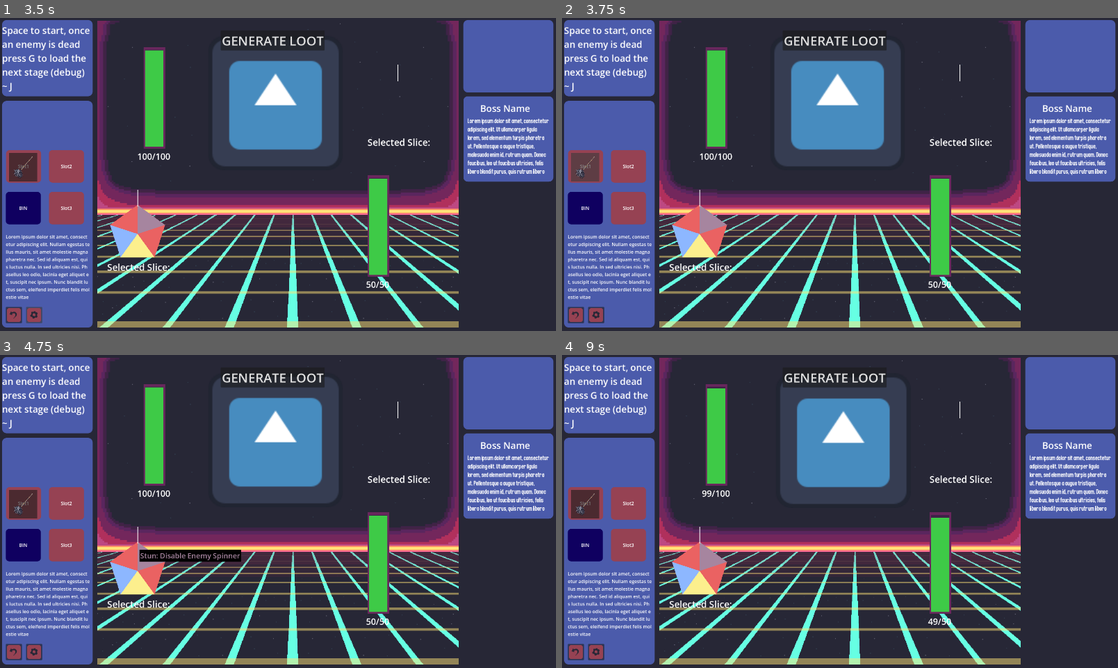
Above: before the commit, frames 1-4 (two rows, left to right).
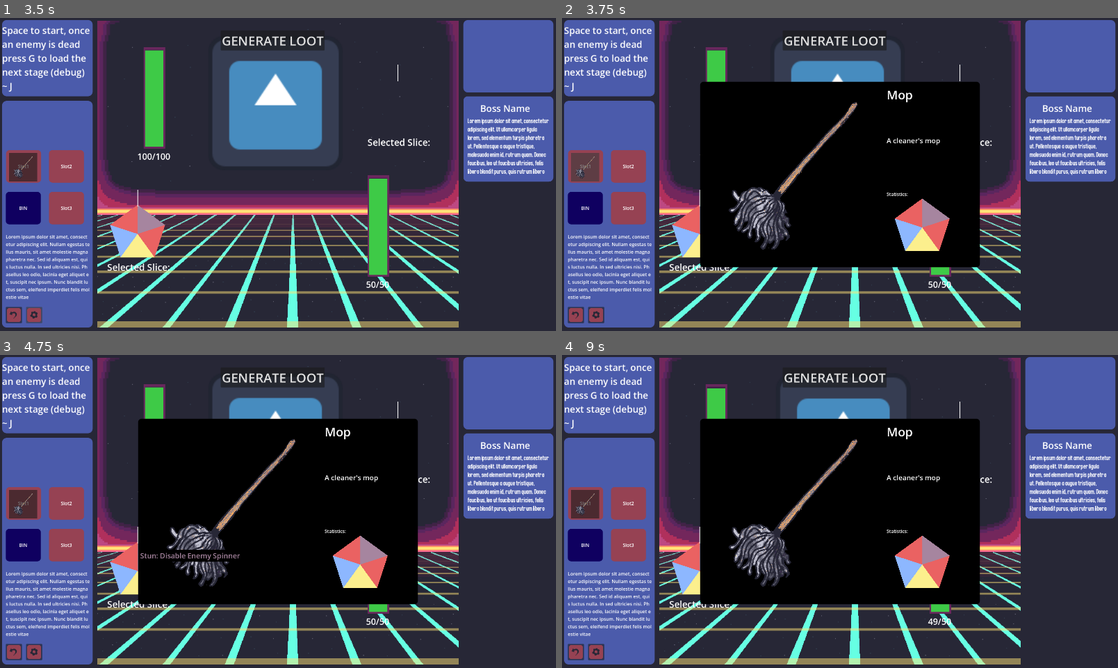
Above: after the commit, the same moments.

Repository: Dragos-F/spinner-autobattler
Game: Godot game, scene res://Scenes/MainScene.tscn
Two runs of this game, one before a commit and one after it. Both use one fixed random seed, a clock stepped at 60 frames per second and the inputs below. This scene is started directly instead of the project's main scene. The engine's default icon, where the game draws it, is replaced by a stand-in: a white triangle on a blue panel in a dark square.
Inputs (mouse positions are in pixels of both pictures, inside the frame that each line leads up to):
- Up to frame 1 (3.5 s): click "GENERATE LOOT" at 0.5 s; click "Skip Loot" at 1.25 s; click (11, 315) at 2 s; click (33, 315) at 2.75 s
- Up to frame 2 (3.75 s): click (584, 168) at 3.5 s
- Up to frame 3 (4.75 s): tap G at 4.25 s; drag from (400, 445) to (139, 570) at 4.27 s
- Up to frame 4 (9 s): tap G at 5, 5.75, 5.85, 6.5, 7.25, 8, 8.85 s; drag from (701, 570) to (962, 445) at 5.02 s; move the mouse to (701, 570) at 5.77 s; press the mouse at (701, 570) at 5.78 s; hold D 5.78-6.5 s; release the mouse at (701, 570) at 6.5 s; drag from (701, 570) to (962, 411) at 6.52 s; drag from (701, 570) to (867, 511) at 7.27 s; drag from (701, 570) to (756, 433) at 8.02 s; move the mouse to (701, 570) at 8.77 s; press the mouse at (701, 570) at 8.78 s; hold A from 8.78 s (still down)

Frame 1 is identical in both runs. In frame 2, 29% of the frame differs, in the area x 24-76%, y 20-80%; in frame 3, 29%; in frame 4, 29%.

Commit message:
ItemTooltip functionality

Diff:
--- a/Resources/Items/Mop.tres
+++ b/Resources/Items/Mop.tres
@@ -12,5 +12,7 @@
 script = ExtResource("1_crte3")
 cooldown = 3.7
 icon = ExtResource("1_227n0")
+name = "Mop"
+Desc = "A cleaner's mop"
 stats = Array[ExtResource("2_tg1v3")]([ExtResource("3_f8g5e"), ExtResource("4_227n0"), ExtResource("5_i5jae"), ExtResource("3_f8g5e"), ExtResource("6_plaia")])
 metadata/_custom_type_script = "uid://bgfl1jrent3ce"
--- a/Scenes/MainScene.tscn
+++ b/Scenes/MainScene.tscn
@@ -34,6 +34,7 @@
 [ext_resource type="Resource" uid="uid://brede0qqo48qf" path="res://Resources/Slices/Hit.tres" id="23_s1acj"]
 [ext_resource type="Resource" uid="uid://bwfmjjdlijcyo" path="res://Resources/Slices/Stun.tres" id="24_t8ijv"]
 [ext_resource type="Resource" uid="uid://bgxmuxq8peoyk" path="res://Resources/Slices/Rush.tres" id="25_rv6c1"]
+[ext_resource type="PackedScene" uid="uid://w2ypqxyaota3" path="res://Scenes/item_tooltip.tscn" id="26_goiu7"]
 [ext_resource type="Script" uid="uid://dqo5ua8abe05n" path="res://Scripts/loot_system.gd" id="28_hkvke"]
 [ext_resource type="Resource" uid="uid://cmbhg20s3hd60" path="res://Resources/Items/Upgrades/HitUpgrade.tres" id="30_20cv7"]
 [ext_resource type="Resource" uid="uid://bbvbi4n331pd6" path="res://Resources/Items/Upgrades/JackpotUpgrade.tres" id="31_ywy86"]
@@ -669,6 +670,9 @@
 [node name="Wheel" parent="EnemyWheelBundle/SpinControl" index="0" unique_id=808226493]
 item = null
 
+[node name="TemplatePolygon2D" parent="EnemyWheelBundle/SpinControl/Wheel" index="0" unique_id=621566602]
+tooltipObject = ExtResource("26_goiu7")
+
 [node name="EnemyHealthDisplay" type="Node2D" parent="EnemyWheelBundle" unique_id=1657434431 node_paths=PackedStringArray("animator", "healthtext", "CharacterVisualAnimr")]
 position = Vector2(-841, 136)
 script = ExtResource("18_i0j58")
@@ -798,6 +802,9 @@
 [node name="Wheel" parent="PlayerWheels/PlayerWheel2/SpinControl" index="0" unique_id=808226493]
 item = null
 
+[node name="TemplatePolygon2D" parent="PlayerWheels/PlayerWheel2/SpinControl/Wheel" index="0" unique_id=621566602]
+tooltipObject = ExtResource("26_goiu7")
+
 [node name="PlayerWheel3" parent="PlayerWheels" unique_id=2039030054 instance=ExtResource("15_xc4hf")]
 visible = false
 position = Vector2(237, -52)
@@ -807,6 +814,9 @@
 
 [node name="Wheel" parent="PlayerWheels/PlayerWheel3/SpinControl" index="0" unique_id=808226493]
 item = null
+
+[node name="TemplatePolygon2D" parent="PlayerWheels/PlayerWheel3/SpinControl/Wheel" index="0" unique_id=621566602]
+tooltipObject = ExtResource("26_goiu7")
 
 [node name="LootSystem" type="PanelContainer" parent="." unique_id=1101095401 node_paths=PackedStringArray("option_slots", "manager", "heal_button")]
 unique_name_in_owner = true
--- /dev/null
+++ b/Scenes/item_tooltip.tscn
@@ -0,0 +1,155 @@
+[gd_scene format=3 uid="uid://w2ypqxyaota3"]
+
+[ext_resource type="Script" uid="uid://btiq6slfj2f3u" path="res://Scripts/item_tooltip.gd" id="1_fvn7n"]
+[ext_resource type="Texture2D" uid="uid://brqxyclrmgs66" path="res://VisualAssets/Items/RubberChicken png.png" id="2_ewtdn"]
+[ext_resource type="Script" uid="uid://co8ysbawm4o60" path="res://Scripts/wheel_brain.gd" id="3_1g7yp"]
+[ext_resource type="Resource" uid="uid://3up33ktrl02l" path="res://Resources/Items/Mop.tres" id="4_0cmfm"]
+[ext_resource type="Script" uid="uid://b4s8obyrwa5gj" path="res://Scripts/template_slice.gd" id="5_q112k"]
+[ext_resource type="PackedScene" uid="uid://c2q8wvvn4hjw8" path="res://Scenes/tooltip.tscn" id="6_rvlls"]
+
+[sub_resource type="StyleBoxFlat" id="StyleBoxFlat_rvlls"]
+bg_color = Color(0, 0, 0, 1)
+corner_radius_top_left = 12
+corner_radius_top_right = 12
+corner_radius_bottom_right = 12
+corner_radius_bottom_left = 12
+
+[node name="ItemTooltip" type="Control" unique_id=1911907552 node_paths=PackedStringArray("item_icon", "item_name", "item_desc", "item_stats")]
+layout_mode = 3
+anchors_preset = 8
+anchor_left = 0.5
+anchor_top = 0.5
+anchor_right = 0.5
+anchor_bottom = 0.5
+grow_horizontal = 2
+grow_vertical = 2
+size_flags_horizontal = 4
+size_flags_vertical = 4
+mouse_filter = 2
+script = ExtResource("1_fvn7n")
+item_icon = NodePath("PanelContainer/HBoxContainer/TextureRect")
+item_name = NodePath("PanelContainer/HBoxContainer/Control/CenterContainer/Control/Item Name")
+item_desc = NodePath("PanelContainer/HBoxContainer/Control/CenterContainer2/Control/Description")
+item_stats = NodePath("StatWheel/Wheel")
+
+[node name="PanelContainer" type="PanelContainer" parent="." unique_id=1664424955]
+layout_mode = 1
+anchors_preset = 8
+anchor_left = 0.5
+anchor_top = 0.5
+anchor_right = 0.5
+anchor_bottom = 0.5
+offset_left = -483.0
+offset_top = -320.0
+offset_right = 483.0
+offset_bottom = 320.0
+grow_horizontal = 2
+grow_vertical = 2
+mouse_filter = 2
+theme_override_styles/panel = SubResource("StyleBoxFlat_rvlls")
+
+[node name="HBoxContainer" type="HBoxContainer" parent="PanelContainer" unique_id=957658986]
+layout_mode = 2
+mouse_filter = 2
+
+[node name="TextureRect" type="TextureRect" parent="PanelContainer/HBoxContainer" unique_id=1324814584]
+layout_mode = 2
+size_flags_horizontal = 3
+texture = ExtResource("2_ewtdn")
+stretch_mode = 4
+
+[node name="Control" type="VBoxContainer" parent="PanelContainer/HBoxContainer" unique_id=1057059945]
+layout_mode = 2
+size_flags_horizontal = 3
+mouse_filter = 2
+
+[node name="CenterContainer" type="CenterContainer" parent="PanelContainer/HBoxContainer/Control" unique_id=386185724]
+clip_contents = true
+layout_mode = 2
+size_flags_vertical = 3
+size_flags_stretch_ratio = 0.52
+
+[node name="Control" type="Control" parent="PanelContainer/HBoxContainer/Control/CenterContainer" unique_id=606062883]
+layout_mode = 2
+
+[node name="Item Name" type="Label" parent="PanelContainer/HBoxContainer/Control/CenterContainer/Control" unique_id=1691644568]
+custom_maximum_size = Vector2(280, 124)
+layout_mode = 0
+offset_left = -161.0
+offset_top = -57.0
+offset_right = 119.0
+offset_bottom = 67.0
+theme_override_font_sizes/font_size = 42
+text = "Item Name"
+autowrap_mode = 2
+
+[node name="CenterContainer2" type="CenterContainer" parent="PanelContainer/HBoxContainer/Control" unique_id=1487279377]
+clip_contents = true
+layout_mode = 2
+size_flags_vertical = 3
+size_flags_stretch_ratio = 0.71
+
+[node name="Control" type="Control" parent="PanelContainer/HBoxContainer/Control/CenterContainer2" unique_id=853178655]
+layout_mode = 2
+
+[node name="Description" type="Label" parent="PanelContainer/HBoxContainer/Control/CenterContainer2/Control" unique_id=1075353288]
+custom_maximum_size = Vector2(273.34, 166)
+layout_mode = 0
+offset_left = -161.0
+offset_top = -65.0
+offset_right = 112.34
+offset_bottom = 101.0
+theme_override_font_sizes/font_size = 24
+text = "Item Description"
+autowrap_mode = 2
+
+[node name="Control" type="Control" parent="PanelContainer/HBoxContainer/Control" unique_id=1631568899]
+clip_contents = true
+layout_mode = 2
+size_flags_vertical = 3
+mouse_filter = 2
+
+[node name="Statistics" type="Label" parent="PanelContainer/HBoxContainer/Control/Control" unique_id=1399322071]
+layout_mode = 1
+anchors_preset = 5
+anchor_left = 0.5
+anchor_right = 0.5
+offset_left = -161.0
+offset_top = 20.0
+offset_right = -87.0
+offset_bottom = 43.0
+grow_horizontal = 2
+text = "Statistics:"
+
+[node name="StatWheel" type="Node2D" parent="." unique_id=2047788086]
+z_index = 2
+position = Vector2(284, 183)
+
+[node name="Wheel" type="Node2D" parent="StatWheel" unique_id=808226493 node_paths=PackedStringArray("slice_template")]
+script = ExtResource("3_1g7yp")
+item = ExtResource("4_0cmfm")
+slice_template = NodePath("TemplatePolygon2D")
+
+[node name="TemplatePolygon2D" type="Polygon2D" parent="StatWheel/Wheel" unique_id=621566602 node_paths=PackedStringArray("own_collision")]
+script = ExtResource("5_q112k")
+own_collision = NodePath("Area2D/CollisionPolygon2D")
+collision_color = PackedColorArray(1, 0, 0, 1, 0.72655874, 0.7192172, 1, 1)
+tooltipObject = ExtResource("6_rvlls")
+
+[node name="Area2D" type="Area2D" parent="StatWheel/Wheel/TemplatePolygon2D" unique_id=554612154]
+z_index = 1
+
+[node name="CollisionPolygon2D" type="CollisionPolygon2D" parent="StatWheel/Wheel/TemplatePolygon2D/Area2D" unique_id=1716261157]
+
+[connection signal="mouse_entered" from="StatWheel/Wheel/TemplatePolygon2D/Area2D" to="StatWheel/Wheel/TemplatePolygon2D" method="_on_area_2d_mouse_entered"]
+[connection signal="mouse_exited" from="StatWheel/Wheel/TemplatePolygon2D/Area2D" to="StatWheel/Wheel/TemplatePolygon2D" method="_on_area_2d_mouse_exited"]
+[connection signal="mouse_entered" from="StatWheel/Wheel/@Node2D@619994/TemplatePolygon2D/Area2D" to="StatWheel/Wheel/@Node2D@619994/TemplatePolygon2D" method="_on_area_2d_mouse_entered"]
+[connection signal="mouse_exited" from="StatWheel/Wheel/@Node2D@619994/TemplatePolygon2D/Area2D" to="StatWheel/Wheel/@Node2D@619994/TemplatePolygon2D" method="_on_area_2d_mouse_exited"]
+[connection signal="mouse_entered" from="StatWheel/Wheel/@Node2D@619995/TemplatePolygon2D/Area2D" to="StatWheel/Wheel/@Node2D@619995/TemplatePolygon2D" method="_on_area_2d_mouse_entered"]
+[connection signal="mouse_exited" from="StatWheel/Wheel/@Node2D@619995/TemplatePolygon2D/Area2D" to="StatWheel/Wheel/@Node2D@619995/TemplatePolygon2D" method="_on_area_2d_mouse_exited"]
+[connection signal="mouse_entered" from="StatWheel/Wheel/@Node2D@619996/TemplatePolygon2D/Area2D" to="StatWheel/Wheel/@Node2D@619996/TemplatePolygon2D" method="_on_area_2d_mouse_entered"]
+[connection signal="mouse_exited" from="StatWheel/Wheel/@Node2D@619996/TemplatePolygon2D/Area2D" to="StatWheel/Wheel/@Node2D@619996/TemplatePolygon2D" method="_on_area_2d_mouse_exited"]
+[connection signal="mouse_entered" from="StatWheel/Wheel/@Node2D@619997/TemplatePolygon2D/Area2D" to="StatWheel/Wheel/@Node2D@619997/TemplatePolygon2D" method="_on_area_2d_mouse_entered"]
+[connection signal="mouse_exited" from="StatWheel/Wheel/@Node2D@619997/TemplatePolygon2D/Area2D" to="StatWheel/Wheel/@Node2D@619997/TemplatePolygon2D" method="_on_area_2d_mouse_exited"]
+[connection signal="mouse_entered" from="StatWheel/Wheel/@Node2D@619998/TemplatePolygon2D/Area2D" to="StatWheel/Wheel/@Node2D@619998/TemplatePolygon2D" method="_on_area_2d_mouse_entered"]
+[connection signal="mouse_exited" from="StatWheel/Wheel/@Node2D@619998/TemplatePolygon2D/Area2D" to="StatWheel/Wheel/@Node2D@619998/TemplatePolygon2D" method="_on_area_2d_mouse_exited"]
--- a/Scripts/draggable_item_button.gd
+++ b/Scripts/draggable_item_button.gd
@@ -12,6 +12,10 @@
 @onready var once:bool = true
 @onready var reset:bool = true
 
+
+@onready var activeTooltip
+@export var tooltipObject:PackedScene
+@export var displayoffsets:Vector2 = Vector2(50,50)
 # Called when the node enters the scene tree for the first time.
 func _ready() -> void:
 	if item.icon !=null:
@@ -19,6 +23,7 @@
 	else:
 		self.icon = preload("uid://5j4kojdswfcv")
 	expand_icon = true
+	tooltipObject = preload("res://Scenes/item_tooltip.tscn")
 
 # Called every frame. 'delta' is the elapsed time since the previous frame.
 func _process(delta: float) -> void:
@@ -30,6 +35,7 @@
 			manager.held_object = self
 			once = false
 			self.mouse_filter = Control.MOUSE_FILTER_PASS
+			hideToolTip()
 		disabled = true
 		var target = get_global_mouse_position()
 		var tween = get_tree().create_tween()
@@ -40,10 +46,17 @@
 
 
 func _gui_input(event: InputEvent) -> void:
-
+	#if activeTooltip != null:
+		#hideToolTip()
+		#print("ToolTip hidden")
 	if hovering:
-		if event.is_action_pressed("MouseLeft"):
+		if event.is_action_pressed("MouseLeft") && !event.is_echo():
 			dragging = true
+			if activeTooltip == null:
+				print("tooltip Shown")
+				showToolTip()
+			else:
+				hideToolTip()
 	if event.is_action_released("MouseLeft"):
 		dragging = false
 		hold_time_delta = 0
@@ -73,3 +86,37 @@
 
 func _on_pressed() -> void:
 	print("pressed")
+
+
+func showToolTip():
+	if activeTooltip == null:
+		print("creating tooltip")
+		var instance:ItemTooltip = tooltipObject.instantiate()
+		get_tree().root.add_child(instance)
+		instance.item_icon.texture = item.icon
+		instance.item_name.text = item.name
+		instance.item_desc.text = item.Desc
+		instance.item_stats.item = item
+		var camera = get_viewport().get_camera_2d()
+		var pos: Vector2 = camera.global_position
+		#pos = offsetPosition(global_position,pos)
+		activeTooltip = instance
+		activeTooltip.position = pos
+	pass
+
+func hideToolTip():
+	if activeTooltip != null:
+		print("hiding/destroying tooltip")
+		activeTooltip.queue_free()
+	pass
+#func offsetPosition(rootpos,inputpos):
+	#var newpos = inputpos
+	#if rootpos.x > newpos.x: # if slice is further to right than mouse
+		#newpos.x -= displayoffsets.x
+	#elif rootpos.x <= newpos.x:
+		#newpos.x += displayoffsets.x
+	#if rootpos.y > newpos.y:
+		#newpos.y -= displayoffsets.y
+	#elif rootpos.y <= newpos.y:
+		#newpos.y += displayoffsets.y
+	#return newpos
--- a/Scripts/item_brain.gd
+++ b/Scripts/item_brain.gd
@@ -3,5 +3,7 @@
 
 @export var cooldown:float
 @export var icon:Texture2D
+@export var name:String
+@export var Desc:String
 @export var stats: Array[Slice]
 @export var isUpgrade:bool
--- /dev/null
+++ b/Scripts/item_tooltip.gd
@@ -0,0 +1,17 @@
+extends Control
+
+class_name ItemTooltip
+
+@export var item_icon:TextureRect
+@export var item_name:Label
+@export var item_desc:Label
+@export var item_stats:Wheel
+
+# Called when the node enters the scene tree for the first time.
+func _ready() -> void:
+	pass # Replace with function body.
+
+
+# Called every frame. 'delta' is the elapsed time since the previous frame.
+func _process(delta: float) -> void:
+	pass
--- a/Scripts/wheel_brain.gd
+++ b/Scripts/wheel_brain.gd
@@ -12,7 +12,8 @@
 var temp_slice:PresetSlice
 # Called when the node enters the scene tree for the first time.
 func _ready() -> void:
-	#slice_parent = get_parent()
+	if slice_template == null:
+		slice_template = get_child(0)
 	if item == null:
 		print("no item assigned")
 	else:
Not shown, added: Scripts/item_tooltip.gd.uid
